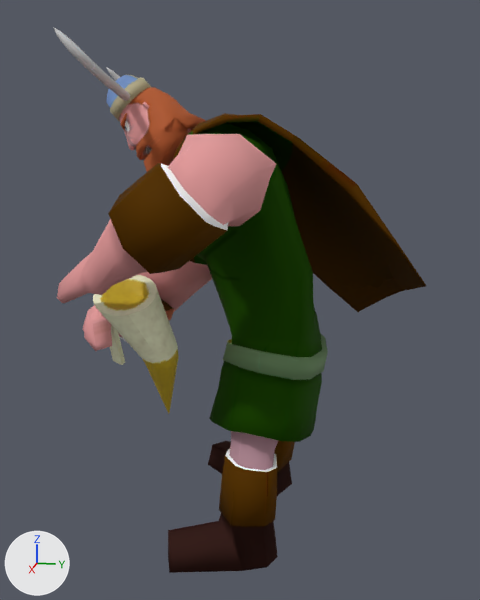
Before and after pictures for a commit that changed the OBJ model assets/Animacion/Vikingo/Celebracion/vikingoCelebracion_000471.obj.
One viewpoint serves both versions: a 50 mm camera at (7.94, 1.85, 4.86) aimed at (0.37, 0.34, 2.97). Lighting does not change. The marker at lower left points along +X, +Y and +Z. Where no turn or scale is listed for an object, it has been applied to the vertices.

In view in the first picture: 'Vilkingo_ikingoH', 'jarra_jarraH'.
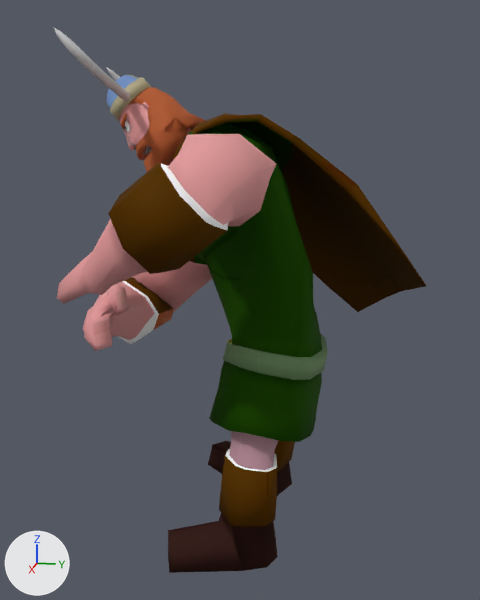
The change in detail:
Object 'jarra_jarraH' (ob_jarra_jarrah) is deleted.

Location of each change, [x1, y1, x2, y2] in pixels of the pictures (480 x 600 px):
'jarra_jarraH', deleted
    before: [93, 275, 179, 414]
